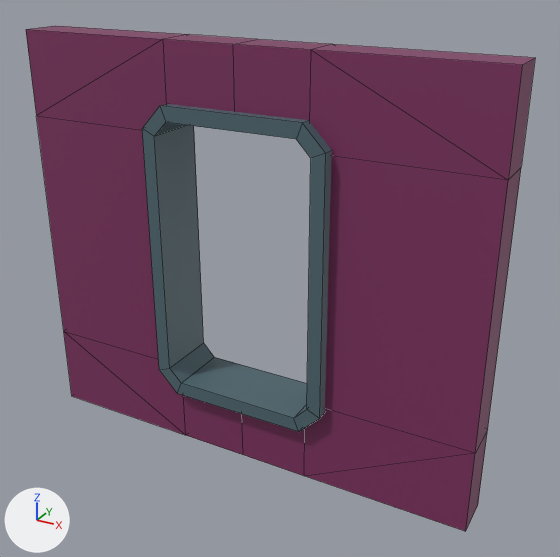
What one commit did to the FBX model Cor Umbra 2.0/Assets/_Dev/Jow/Objects/FBX_01/ValveRoom/SM_BLD_METALWALL_04.fbx.
One viewpoint serves both versions: a 50 mm camera at (3.02, -4.98, 4.19) aimed at (0.24, 0.08, 1.66). The axes (+X, +Y, +Z) are drawn at lower left. The lights are the same throughout. The picture after the commit comes second. Mesh edges are drawn as thin lines. Where no turn or scale is listed for an object, it has been applied to the vertices.

In view in the first picture: 'SM_BLD_METALWALL_04'.
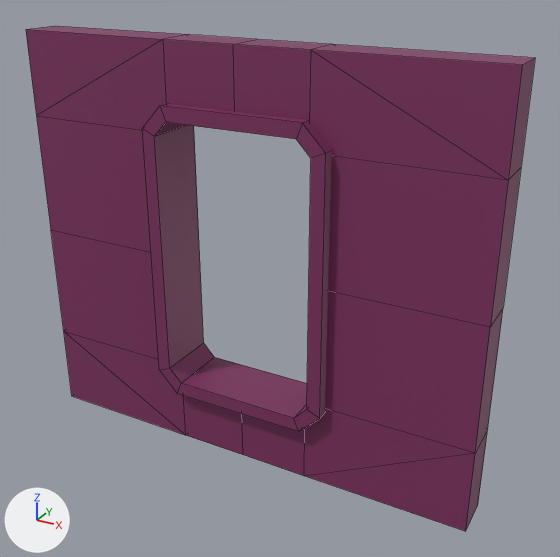
The change in detail:
me_cube_017 is used by ob_sm_bld_metalwall_04; location (0.0, 0.0, 0.0).
me_cube_017 had 80 vertices, 84 faces and spanned x -1.99..2.01, y -0.26..0.26, z 0.0..3.5.
me_cube_017 now has 88 vertices, 92 faces and spans x -1.99..2.01, y -0.26..0.26, z 0.0..3.5.
Part 1, on me_cube_017:
8 faces are deleted.
8 new vertices lie (0.0, 0.0, 1.03) away from vertices in x -1.99..2.01, y -0.17..0.17, z 0.73.
16 new faces join them.
me_cube_017 part 2: 32 faces spanning x -0.79..0.79, y -0.26..0.26, z 0.5..3.03 switch from mat_m_bld_valve_metals (dark cyan #506971) to mat_m_bld_valveroom_wall (its picture is missing).

Boxes [x1, y1, x2, y2] around the edits, measured in the pictures (560 x 557 px):
part 1 of me_cube_017, reshaped
    both: [37, 116, 521, 453]
part 2 of me_cube_017, recoloured
    both: [142, 104, 332, 432]
